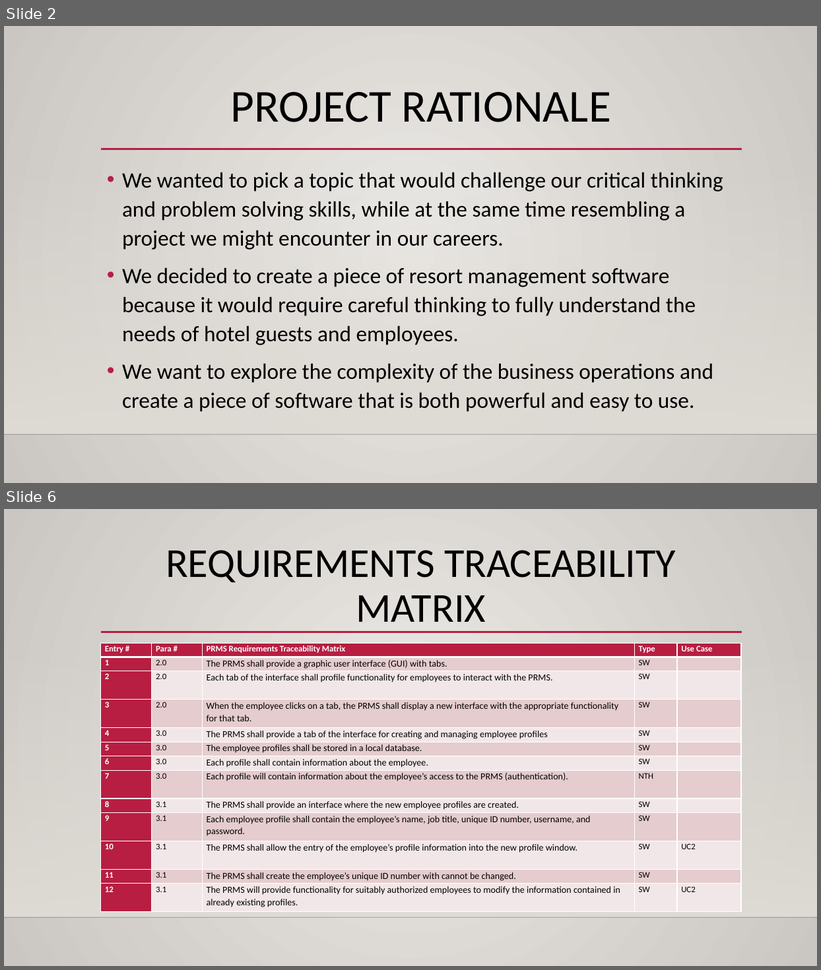
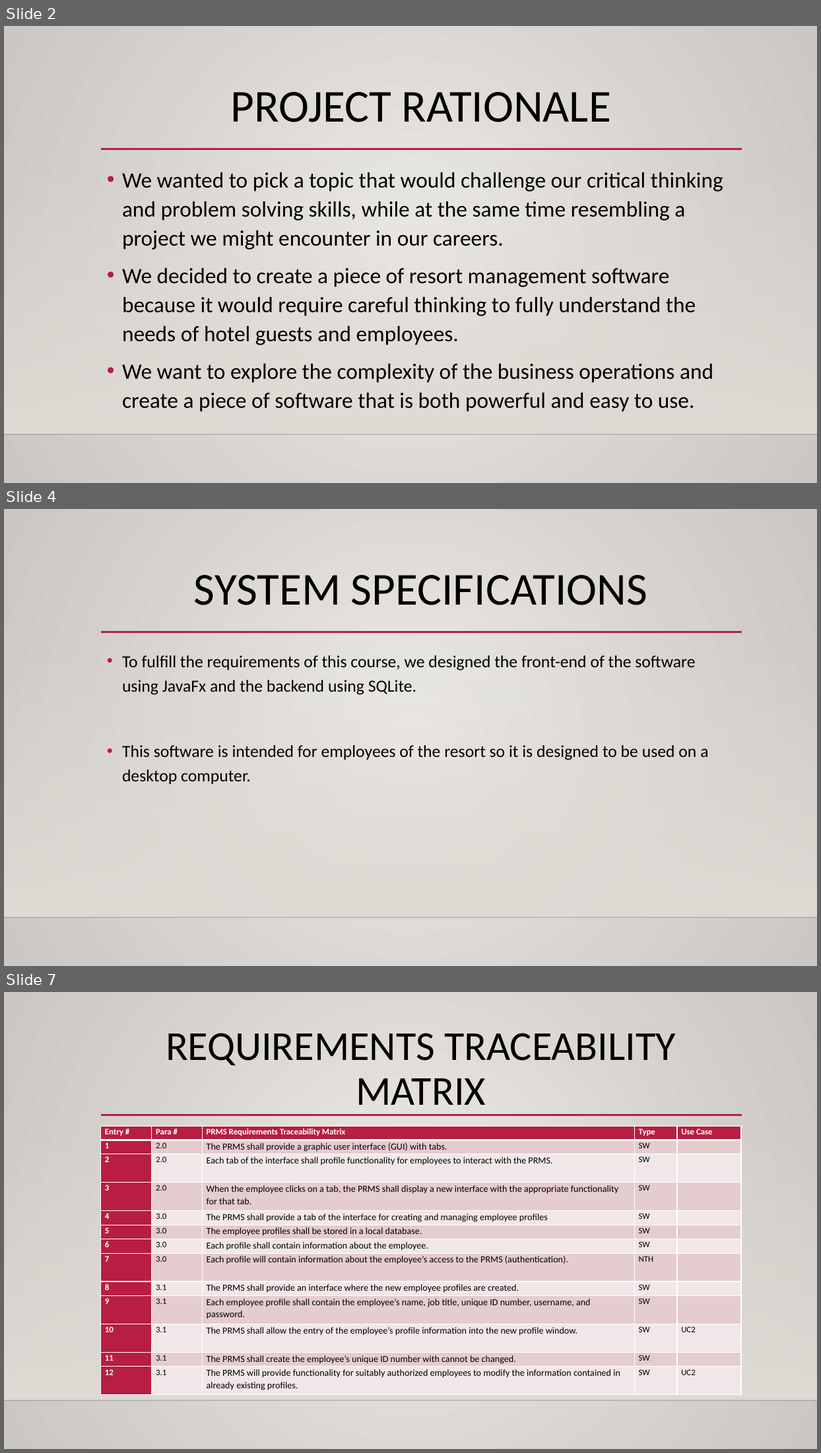
Before and after one commit to FergK/PhoenixHotel, a slide deck: TeamPhoenixPitchDeck.pptx. Shown one above the other, each under a label of ours: slides 2 and 6 before the commit, slides 2, 4 and 7 after it; the slides between them are not shown. The pictures are 821x970 and 821x1453 pixels, drawn with LibreOffice and Linux fonts; fonts in the diff are those of the drawing; background and template pictures are left out. Boxes give left, top, right and bottom in pixels: in the first picture for what was removed or moved away, otherwise in the second. Text is boxed around its words. In the diff, an @@ line names an element or a change of style, - is before the commit and + after.

```diff
--- a/TeamPhoenixPitchDeck.pptx
+++ b/TeamPhoenixPitchDeck.pptx
@@ slide 4 added at (4, 509, 817, 966), background gradient #ECEAE7 to #CAC7C1; not listed: 3 template elements that a slide beside it also shows @@
@@ title added at (194, 575, 648, 605), 54 pt, text #000000 @@
+SYSTEM SPECIFICATIONS
@@ text added at (122, 656, 708, 784), 20 pt, text #000000 @@
+• To fulfill the requirements of this course, we designed the front-end of the software using JavaFx and the backend using SQLite.
+• This software is intended for employees of the resort so it is designed to be used on a desktop computer.
@@ what was slide 6 is now slide 7 @@
```
Also in this commit, not shown: 8 slides changed, 3 other slides added.
